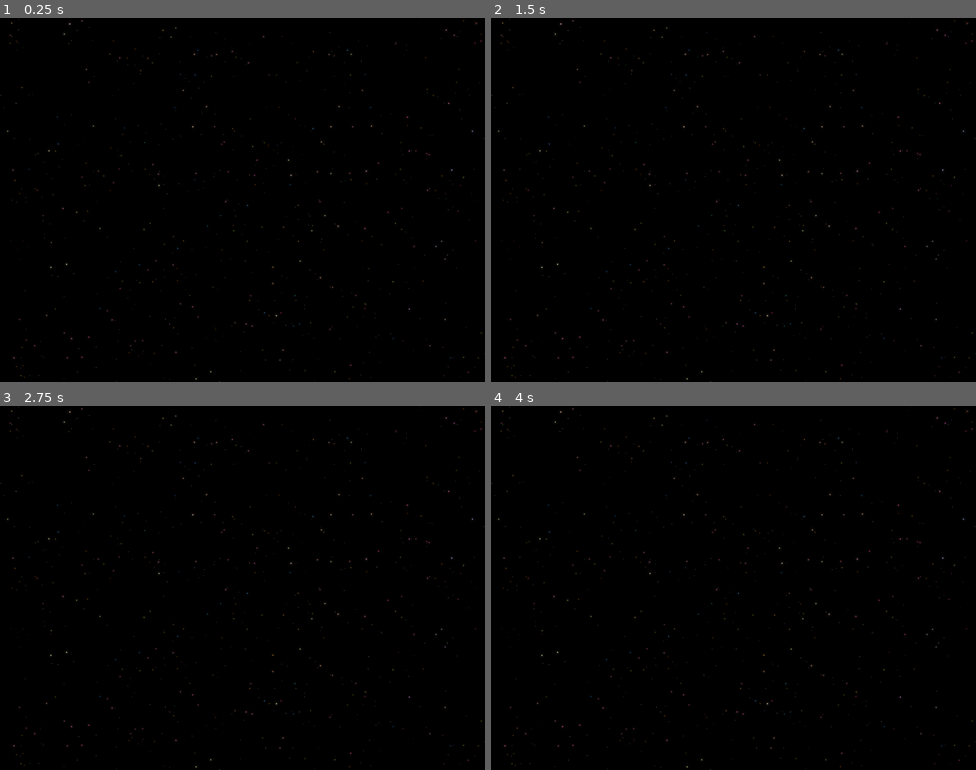
Above: before the commit, frames 1-4 (two rows, left to right).
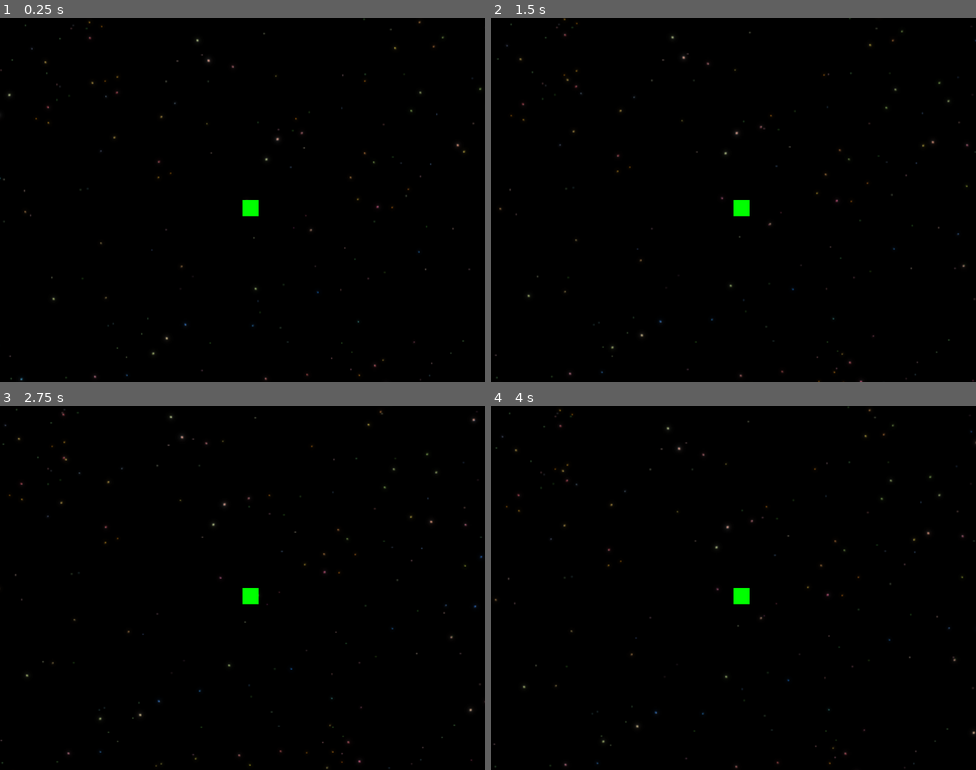
Above: after the commit, the same moments.

Repository: jaerrib/space-snake-survivor
Game: Godot game, scene res://scenes/level/level.tscn
The game is run twice, just before and just after one commit, with the same random seed, the same clock (stepped at 60 frames per second) and the same inputs. The project has no main scene, so this scene is started directly.
Inputs:
- Up to frame 1 (0.25 s): no input
- Up to frame 2 (1.5 s): hold D (right) 0.53-1.28 s; hold S (down) from 1.28 s (still down)
- Up to frame 3 (2.75 s): release S (down) at 2.03 s; hold D (right) from 2.03 s (still down)
- Up to frame 4 (4 s): release D (right) at 2.78 s; hold Up (up) 2.78-3.53 s; hold A (left) from 3.53 s (still down)

The runs differ from the first frame. In frame 1, 0.8% of the frame differs, in the area x 0-100%, y 0-100%; in frame 2, 0.9%; in frame 3, 0.9%; in frame 4, 0.9%.

Commit message:
Add snake to level for testing

Diff:
--- a/scenes/level/level.tscn
+++ b/scenes/level/level.tscn
@@ -1,7 +1,10 @@
-[gd_scene load_steps=2 format=3 uid="uid://biiskars8k5vj"]
+[gd_scene load_steps=3 format=3 uid="uid://biiskars8k5vj"]
 
 [ext_resource type="PackedScene" uid="uid://6minmj4552sw" path="res://scenes/scrolling_background/scrolling_background.tscn" id="1_h3e3j"]
+[ext_resource type="PackedScene" uid="uid://myxpskh0ubg0" path="res://scenes/snake/snake.tscn" id="2_nbgty"]
 
 [node name="Level" type="Node2D"]
 
 [node name="ScrollingBackground" parent="." instance=ExtResource("1_h3e3j")]
+
+[node name="Snake" parent="." instance=ExtResource("2_nbgty")]
